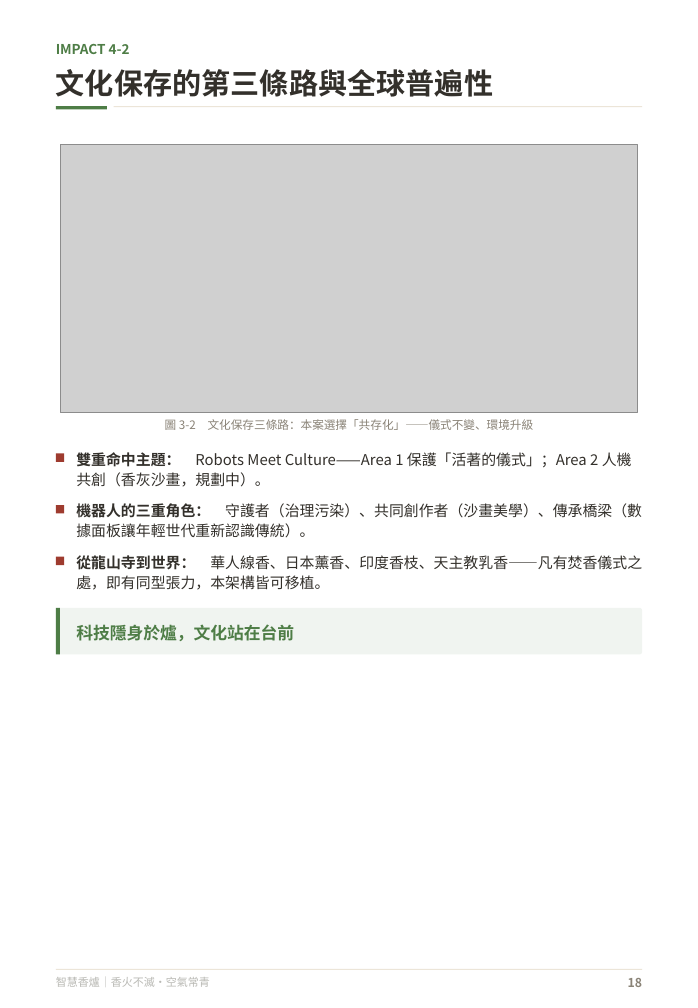
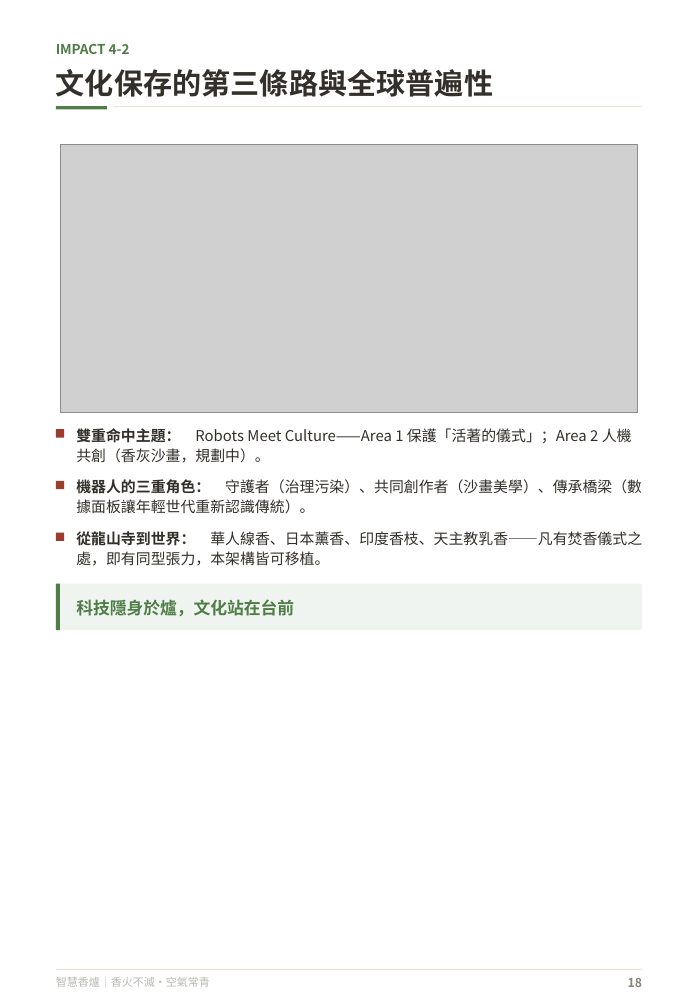
Before and after one commit to feihong9487/WRO2026, a slide deck: slide 19 of 簡報/未來新創家＿高中職組_v3.pptx. Drawn at 698x1008 pixels with LibreOffice and Linux fonts; fonts in the diff are those of the drawing; grey boxes stand for pictures. Boxes give left, top, right and bottom in pixels: in the first picture for what was removed or moved away, otherwise in the second. Text is boxed around its words. In the diff, an @@ line names an element or a change of style, - is before the commit and + after.

```diff
--- a/簡報/未來新創家＿高中職組_v3.pptx
+++ b/簡報/未來新創家＿高中職組_v3.pptx
@@ text removed at [165,419,534,430] @@
-圖 3-2 文化保存三條路：本案選擇「共存化」——儀式不變、環境升級
@@ 4 texts, 4 rectangles, 1 rounded rectangle: place and size @@
-4 texts, 4 rectangles, 1 rounded rectangle at [56,452,642,654]
+4 texts, 4 rectangles, 1 rounded rectangle at [56,428,642,630]
```
Also in this commit, not shown: 18 other slides changed, 5 other files.
